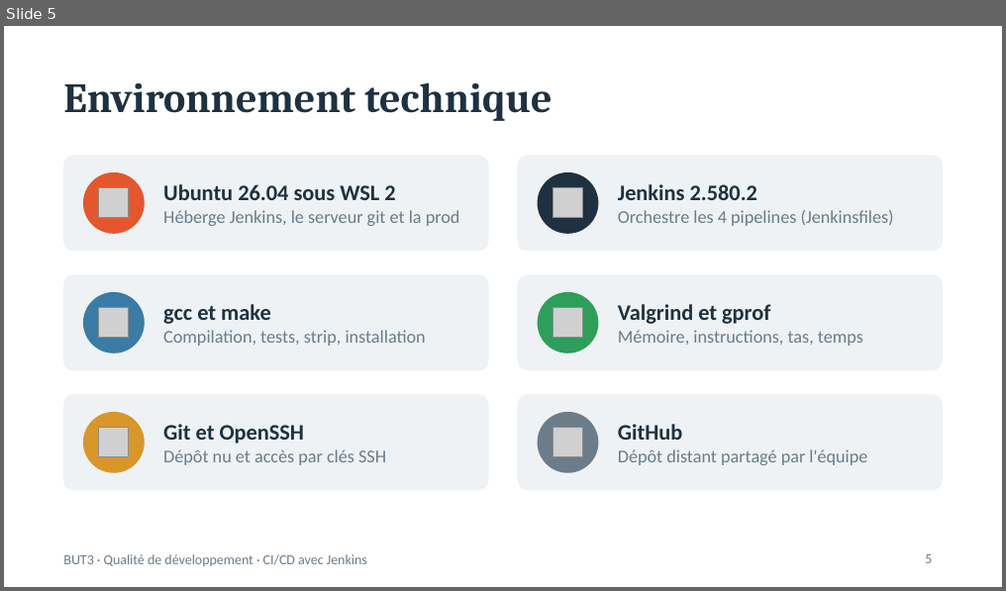
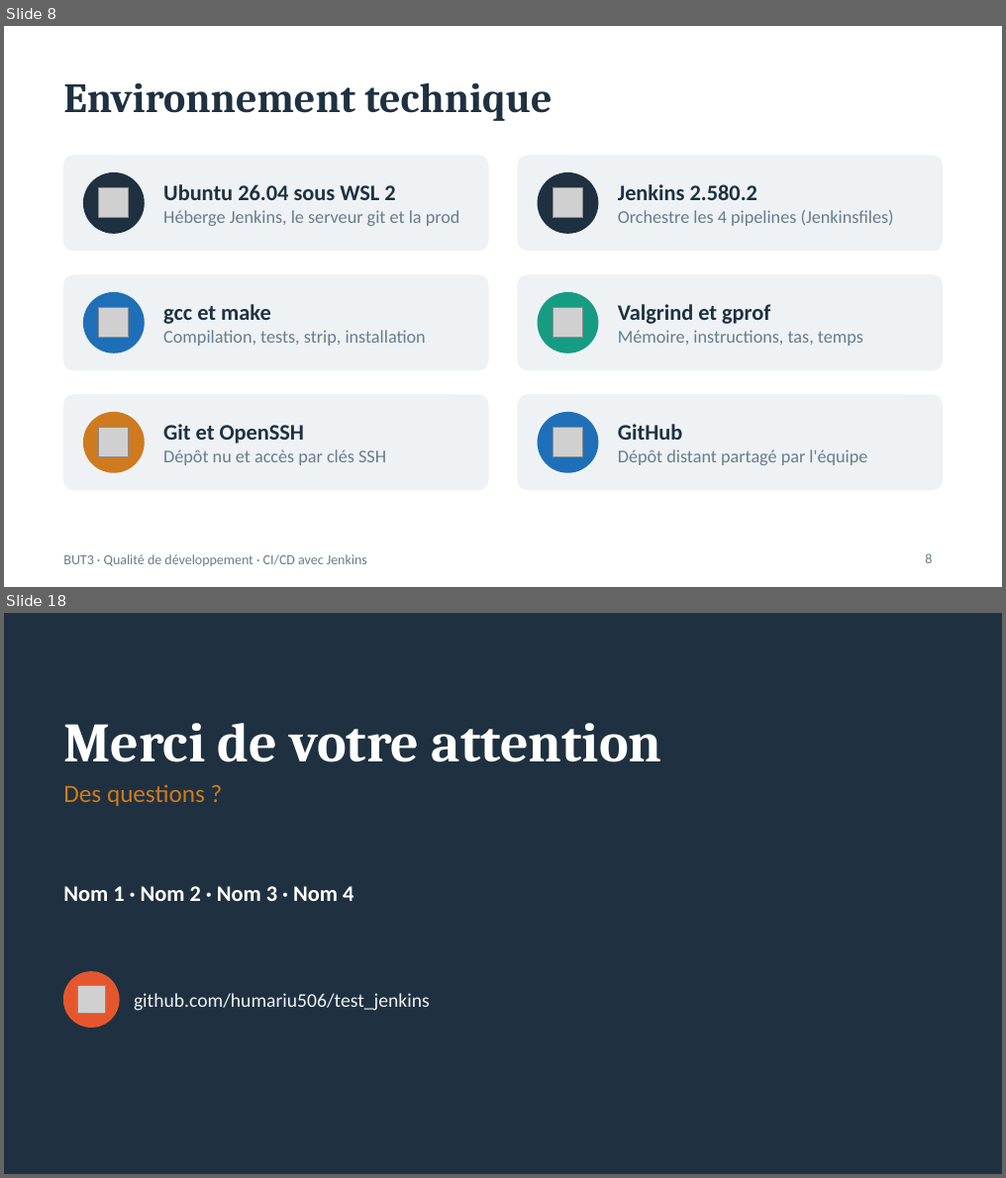
Before and after one commit to humariu506/test_jenkins, a slide deck: docs/Presentation_CICD_Jenkins.pptx. Shown one above the other, each under a label of ours: slide 5 before the commit, slides 8 and 18 after it; the slides between them are not shown. The pictures are 1006x591 and 1006x1178 pixels, drawn with LibreOffice and Linux fonts; fonts in the diff are those of the drawing; grey boxes stand for pictures. Boxes give left, top, right and bottom in pixels: in the first picture for what was removed or moved away, otherwise in the second. Text is boxed around its words. In the diff, an @@ line names an element or a change of style, - is before the commit and + after.

```diff
--- a/docs/Presentation_CICD_Jenkins.pptx
+++ b/docs/Presentation_CICD_Jenkins.pptx
@@ slide 18 added at (4,613,1002,1174), background #1F3140 @@
@@ title added at (63,723,662,762), 40 pt, text #FFFFFF, bold @@
+Merci de votre attention
@@ text added at (63,784,205,806), 18 pt, text #CF7A1E @@
+Des questions ?
@@ text added at (63,886,353,901), 16 pt, text #FFFFFF, bold @@
+Nom 1 · Nom 2 · Nom 3 · Nom 4
@@ ellipse added at (63,972,119,1027), fill #E4572E, outline #E4572E 1 pt @@
@@ picture added at (78,986,106,1014) @@
@@ text added at (134,993,430,1011), 14 pt, text #EEF2F5 @@
+github.com/humariu506/test_jenkins
@@ what was slide 5 is now slide 8 @@
@@ slide 8 changed as well @@
@@ ellipse at (84,174,144,234): fill #E4572E to #1F3140; outline #E4572E 1 pt to #1F3140 1 pt @@
@@ ellipse at (84,292,144,353): fill #3A7CA5 to #1F6FB8; outline #3A7CA5 1 pt to #1F6FB8 1 pt @@
@@ ellipse at (538,292,598,353): fill #2E9E5B to #169C82; outline #2E9E5B 1 pt to #169C82 1 pt @@
@@ ellipse at (84,413,144,473): fill #D9962B to #CF7A1E; outline #D9962B 1 pt to #CF7A1E 1 pt @@
@@ ellipse at (538,413,598,473): fill #6B7C8A to #1F6FB8; outline #6B7C8A 1 pt to #1F6FB8 1 pt @@
@@ page number at (925,554,932,564): text changed @@
-5
+8
```
Also in this commit, not shown: 4 other slides changed, 12 other slides added.
